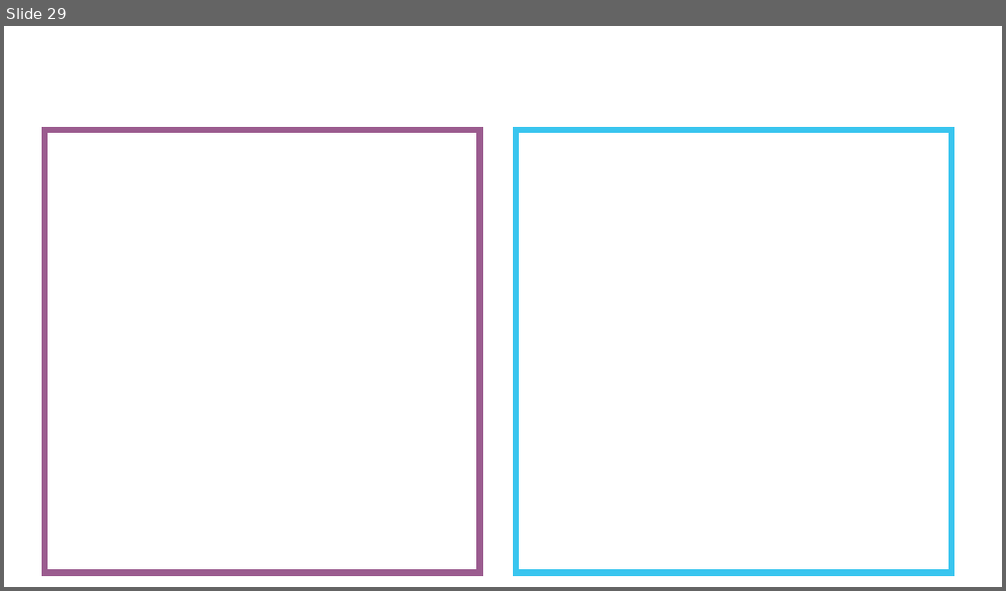
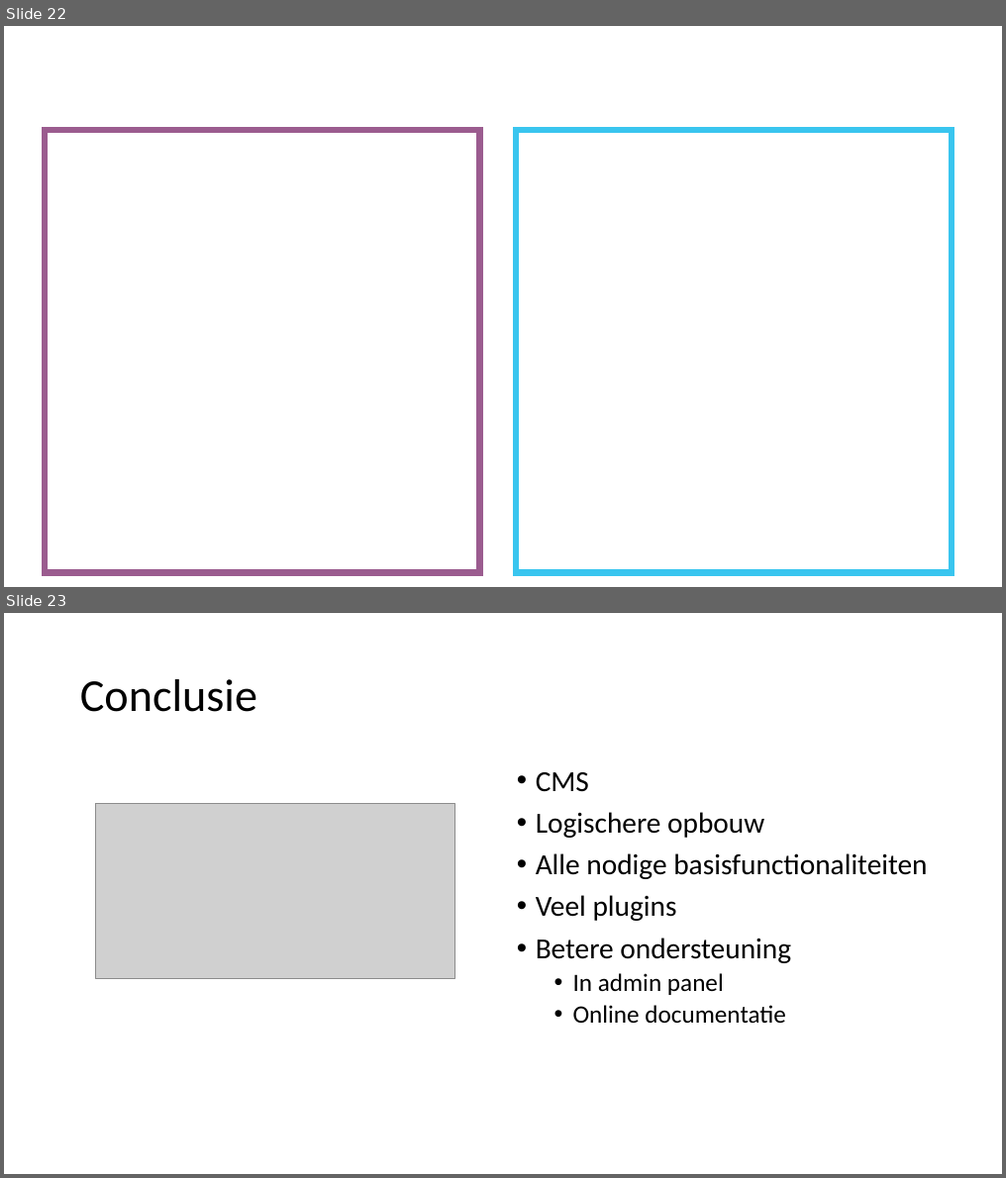
Before and after one commit to SarahJehin/WebResearch, a slide deck: vergelijkende_studie/Vergelijkende studie.pptx. Shown one above the other, each under a label of ours: slide 29 before the commit, slides 22 and 23 after it. The pictures are 1006x591 and 1006x1178 pixels, drawn with LibreOffice and Linux fonts; fonts in the diff are those of the drawing; grey boxes stand for pictures. Boxes give left, top, right and bottom in pixels: in the first picture for what was removed or moved away, otherwise in the second. Text is boxed around its words. In the diff, an @@ line names an element or a change of style, - is before the commit and + after.

```diff
--- a/vergelijkende_studie/Vergelijkende studie.pptx
+++ b/vergelijkende_studie/Vergelijkende studie.pptx
@@ slide 23 added at [4,613,1002,1174], background #FFFFFF @@
@@ title added at [80,679,257,712], 44 pt, text #000000 @@
+Conclusie
@@ text added at [536,772,927,1023], 28 pt, text #000000 @@
+• CMS
+• Logischere opbouw
+• Alle nodige basisfunctionaliteiten
+• Veel plugins
+• Betere ondersteuning
+  • In admin panel
+  • Online documentatie
@@ picture added at [95,804,455,979] @@
@@ what was slide 29 is now slide 22 @@
```
Also in this commit, not shown: 7 slides changed, 7 other slides added, 3 slides removed, 2 other files.
